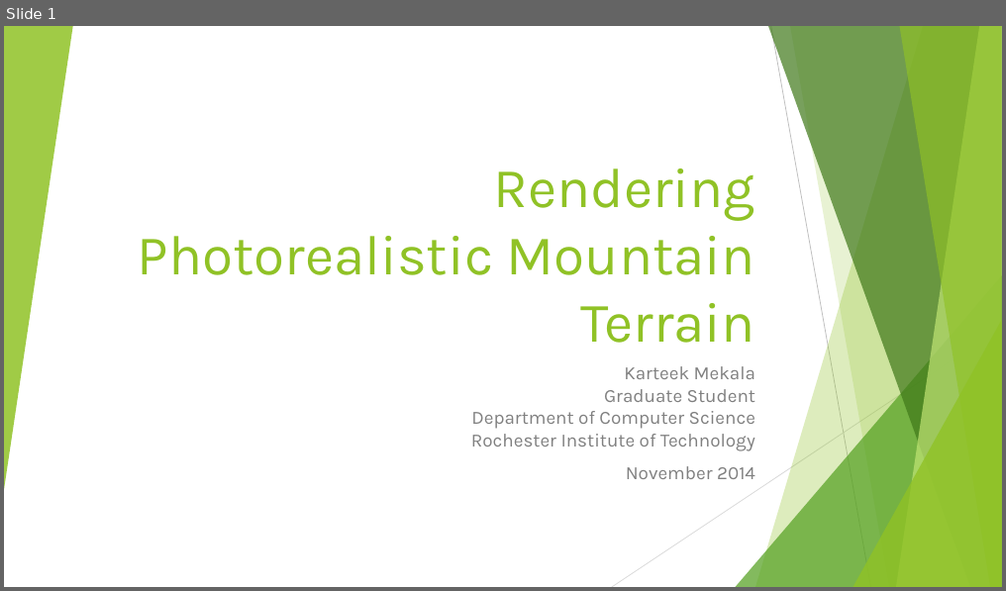
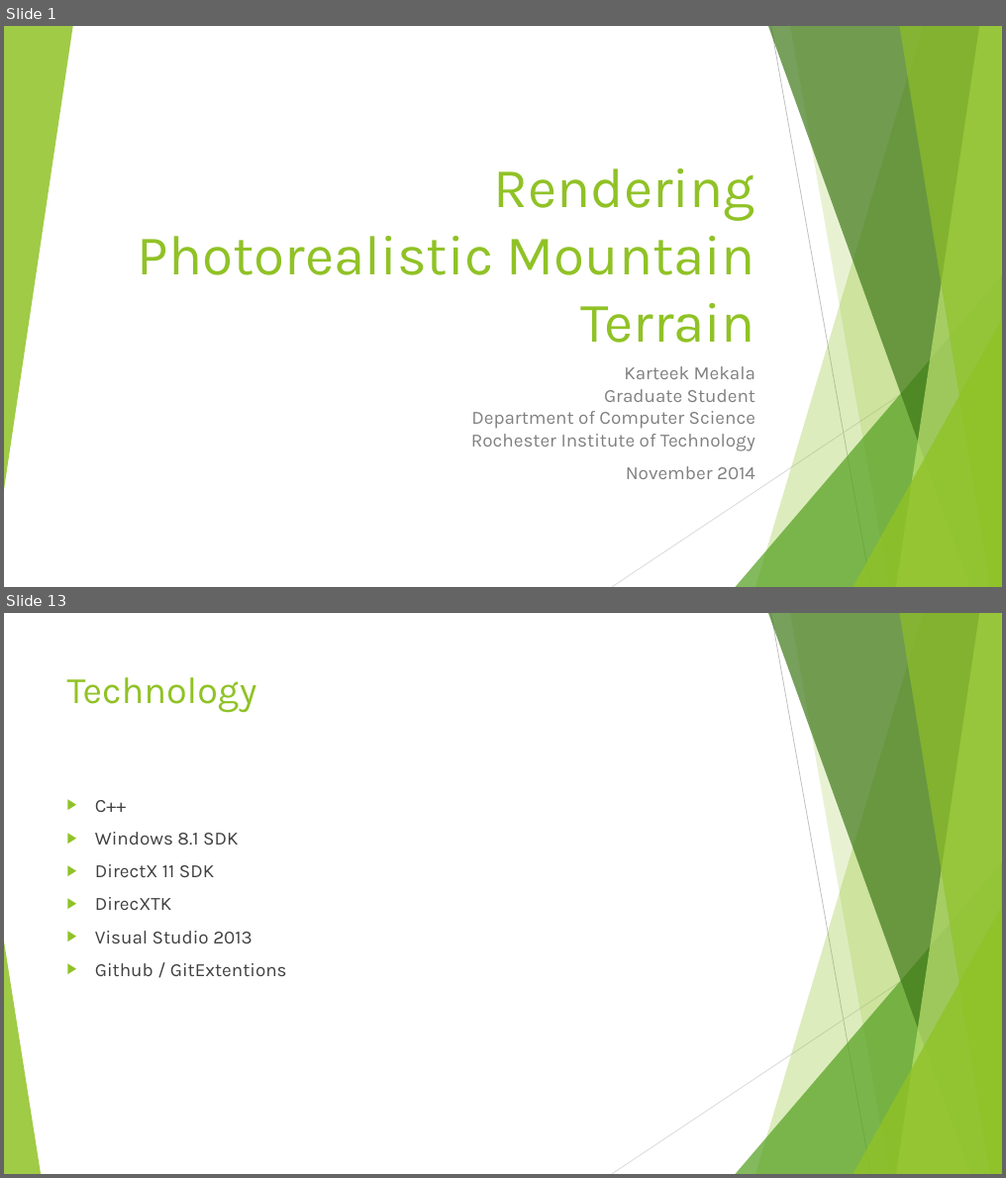
Before and after one commit to KarteekKumarM/MountainTerrain, a slide deck: docs/Presentation.pptx. Shown one above the other, each under a label of ours: slide 1 before the commit, slides 1 and 13 after it; the slides between them are not shown. The pictures are 1006x591 and 1006x1178 pixels, drawn with LibreOffice and Linux fonts; fonts in the diff are those of the drawing. Boxes give left, top, right and bottom in pixels: in the first picture for what was removed or moved away, otherwise in the second. Text is boxed around its words. In the diff, an @@ line names an element or a change of style, - is before the commit and + after.

```diff
--- a/docs/Presentation.pptx
+++ b/docs/Presentation.pptx
@@ slide 13 added at (x1=4, y1=613, x2=1002, y2=1174), background #FFFFFF; not listed: 9 template elements that a slide beside it also shows @@
@@ title added at (x1=67, y1=677, x2=257, y2=713), 36 pt, text #90C226 @@
+Technology
@@ text added at (x1=95, y1=800, x2=287, y2=976), 18 pt, text #404040 @@
+▶ C++
+▶ Windows 8.1 SDK
+▶ DirectX 11 SDK
+▶ DirecXTK
+▶ Visual Studio 2013
+▶ Github / GitExtentions
@@ triangle added at (x1=4, y1=942, x2=41, y2=1174), fill #90C226 at 85% opacity @@
```
Also in this commit, not shown: 3 slides changed, 12 other slides added, 5 slides removed, 4 other files.
